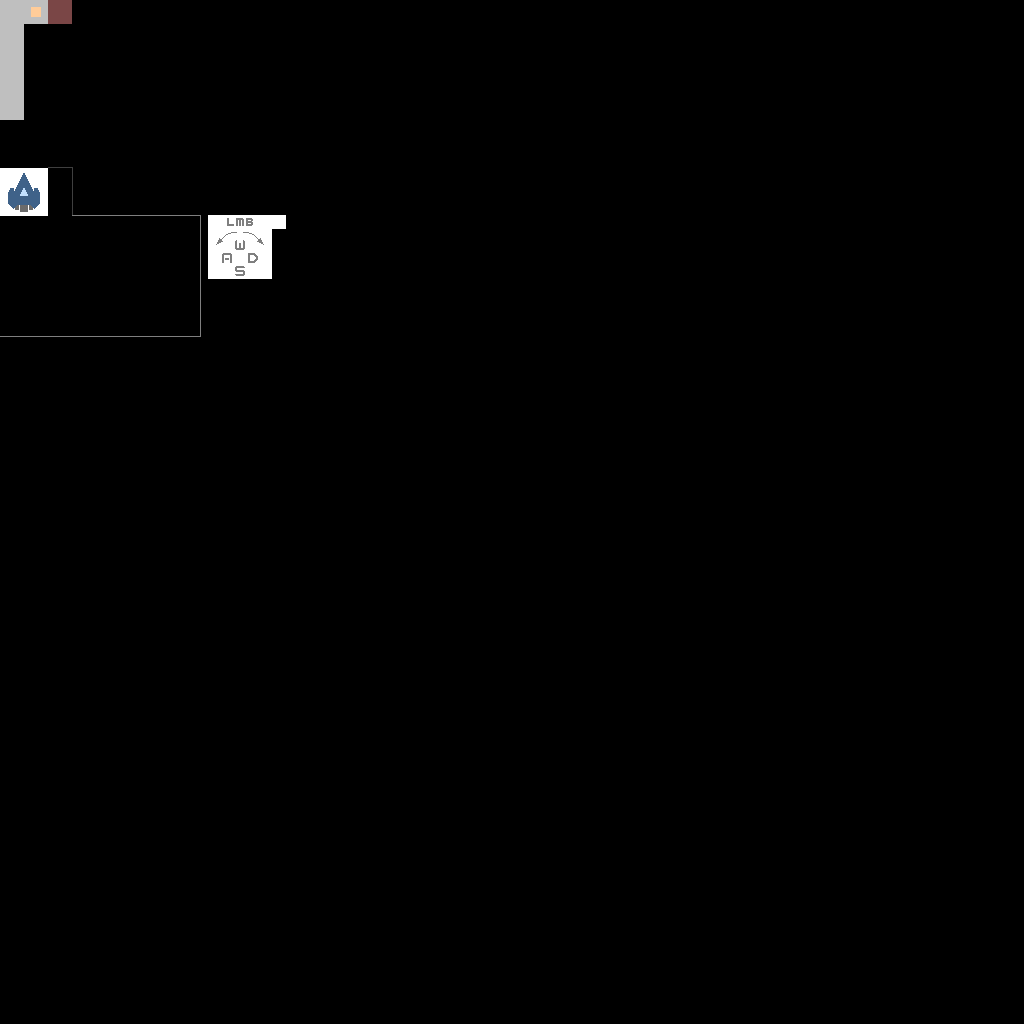
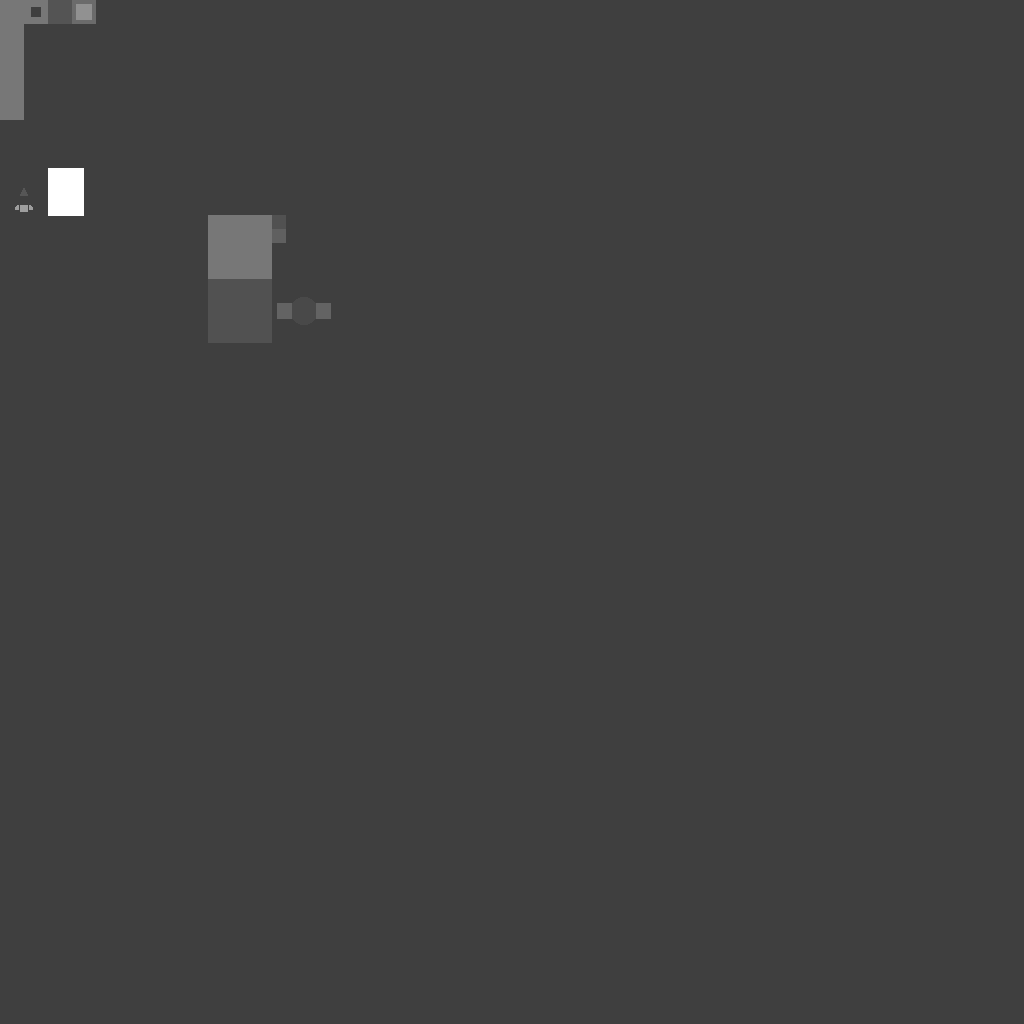
Layer changes from the first 1024px x 1024px image to the second:
showed "Roughness", painted on it over 0, 0, 1024, 1024
showed "Emission", painted on it over 0, 0, 1024, 1024
showed "Ambient occlusion", painted on it over 0, 0, 316, 336
painted on "Albedo" over 0, 0, 336, 343
